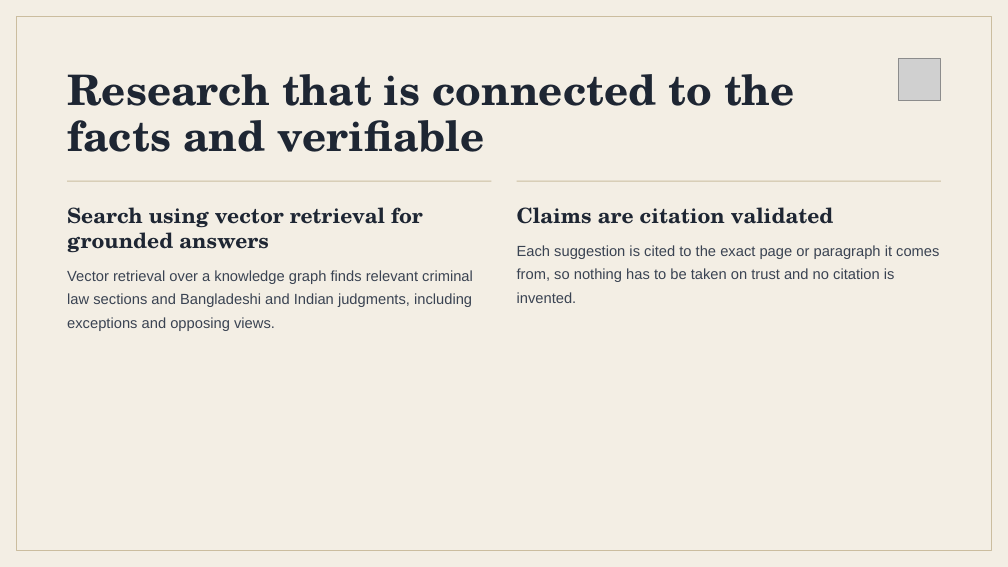
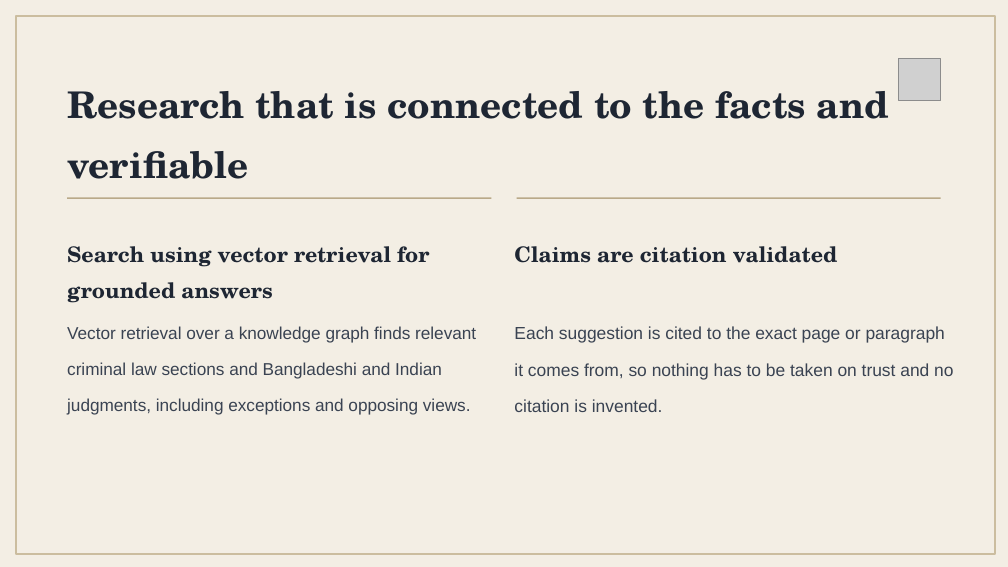
Before and after one commit to jinnia-sultana/LegalResearch_CasePreparation-Assistant, a slide deck: slide 7 of docs/Proposal/GR-20.pptx. Drawn at 1008x567 pixels with LibreOffice and Linux fonts; fonts in the diff are those of the drawing; grey boxes stand for pictures. Boxes give left, top, right and bottom in pixels: in the first picture for what was removed or moved away, otherwise in the second. Text is boxed around its words. In the diff, an @@ line names an element or a change of style, - is before the commit and + after.

```diff
--- a/docs/Proposal/GR-20.pptx
+++ b/docs/Proposal/GR-20.pptx
@@ rectangle at bbox=[17, 17, 995, 554]: outline #CBBD9F 1 pt to #CBBD9F 1.5 pt @@
@@ text "Research that is connected to ..." at bbox=[67, 91, 889, 179]: size 40 to 35 pt; line spacing 44pt to 1.35 @@
@@ line removed from (67, 181) to (492, 181) @@
@@ rectangle added at bbox=[67, 197, 492, 199], fill #B9A989 @@
@@ line removed from (516, 181) to (941, 181) @@
@@ rectangle added at bbox=[516, 197, 941, 199], fill #B9A989 @@
@@ text "Search using vector retrieval for ...": place and size @@
-text "Search using vector retrieval for ..." at bbox=[67, 207, 423, 253]
+text "Search using vector retrieval for ..." at bbox=[67, 246, 429, 303]
@@ text "Search using vector retrieval for ..." at bbox=[67, 246, 429, 303]: size 20 to 20.5 pt; line spacing 24pt to 1.4 @@
@@ text "Claims are citation validated": place and size @@
-text "Claims are citation validated" at bbox=[517, 207, 834, 224]
+text "Claims are citation validated" at bbox=[514, 246, 838, 263]
@@ text "Claims are citation validated" at bbox=[514, 246, 838, 263]: size 20 to 20.4 pt; line spacing 24pt to 1.4 @@
@@ text "Vector retrieval over a knowledge ...": place and size @@
-text "Vector retrieval over a knowledge ..." at bbox=[67, 270, 473, 331]
+text "Vector retrieval over a knowledge ..." at bbox=[67, 326, 476, 415]
@@ text "Vector retrieval over a knowledge ..." at bbox=[67, 326, 476, 415]: size 14 to 16.4 pt; line spacing 22.4pt to 1.75 @@
@@ text "Each suggestion is cited to ...": place and size @@
-text "Each suggestion is cited to ..." at bbox=[517, 268, 895, 303]
+text "Each suggestion is cited to ..." at bbox=[514, 326, 953, 412]
@@ text "Each suggestion is cited to ..." at bbox=[514, 326, 953, 412]: size 14 to 16.6 pt; line spacing 22.4pt to 1.75 @@
```
Also in this commit, not shown: 10 other slides changed, 1 other file.
